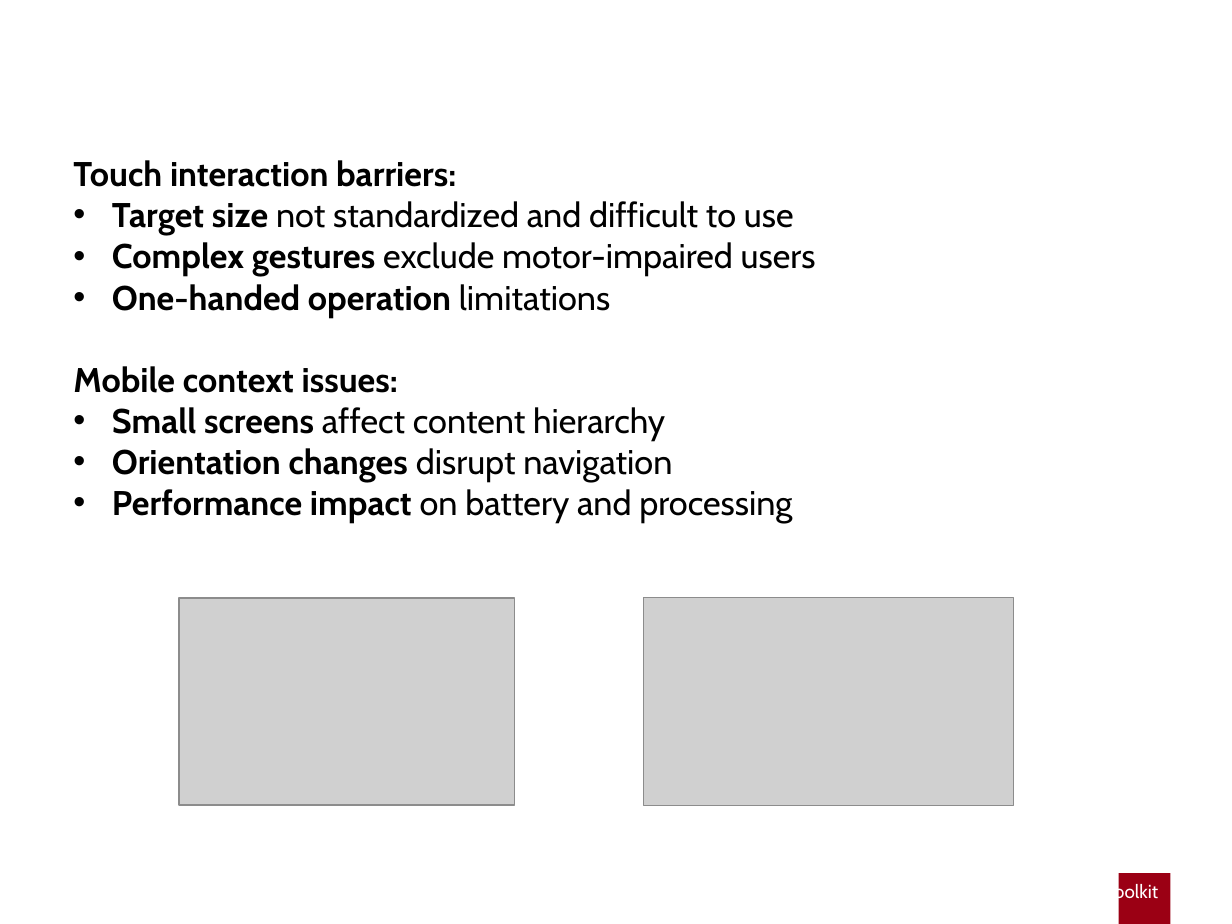
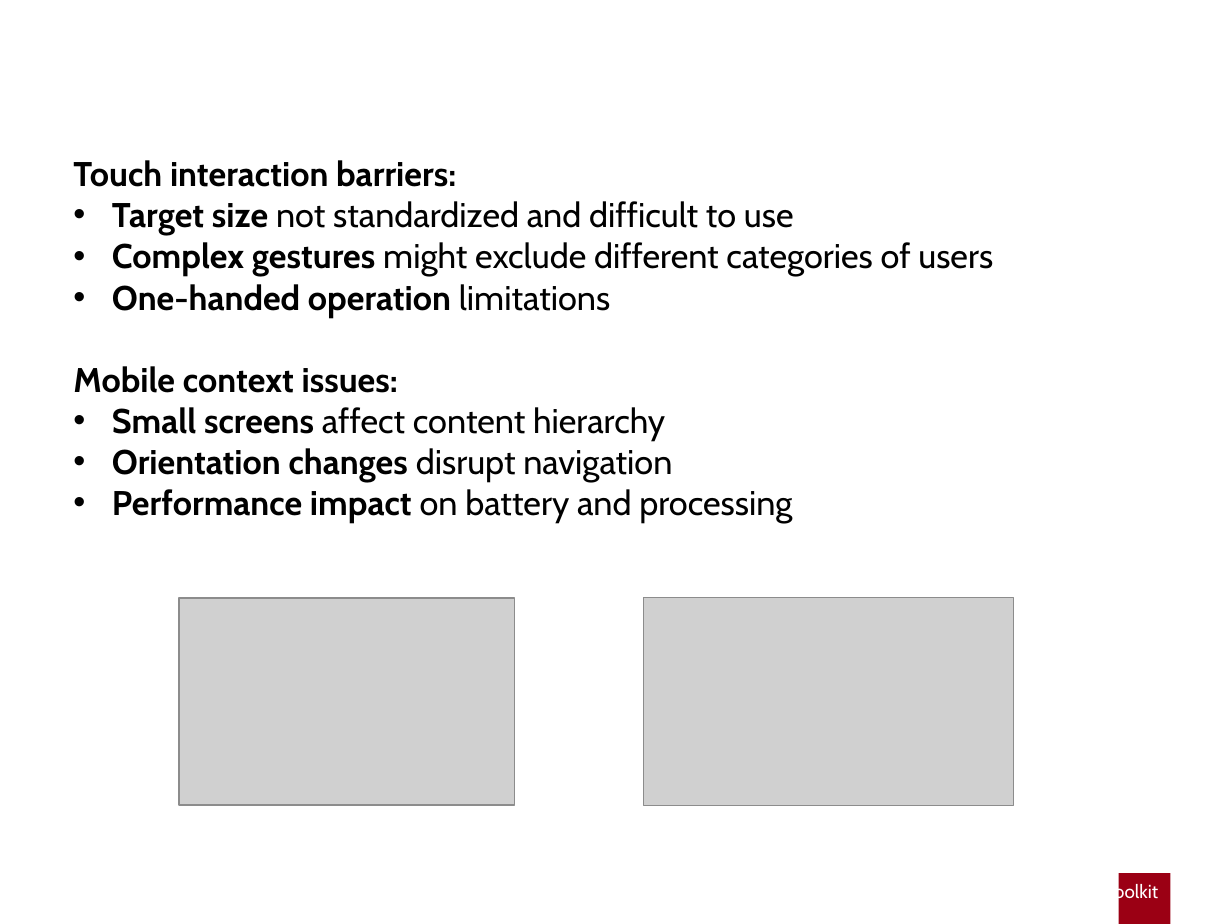
Before and after one commit to gabrielrovesti/Master-Thesis-UniPD, a slide deck: slide 3 of Thesis Presentation/Presentation Gabriel Rovesti.pptx. Drawn at 1232x924 pixels with LibreOffice and Linux fonts; fonts in the diff are those of the drawing; grey boxes stand for pictures; background and template pictures are left out. Boxes give left, top, right and bottom in pixels: in the first picture for what was removed or moved away, otherwise in the second. Text is boxed around its words. In the diff, an @@ line names an element or a change of style, - is before the commit and + after.

Commit message:
Different good edits to defense + folders
- Inserted info about co-relator and renamed folder
- Important edits to presentation

```diff
--- a/Thesis Presentation/Presentation Gabriel Rovesti.pptx
+++ b/Thesis Presentation/Presentation Gabriel Rovesti.pptx
@@ text at (112, 242, 993, 277): text changed @@
-• Complex gestures exclude motor-impaired users
+• Complex gestures might exclude different categories of users
```
Also in this commit, not shown: 7 other slides changed, 1 slide removed, 6 other files.
